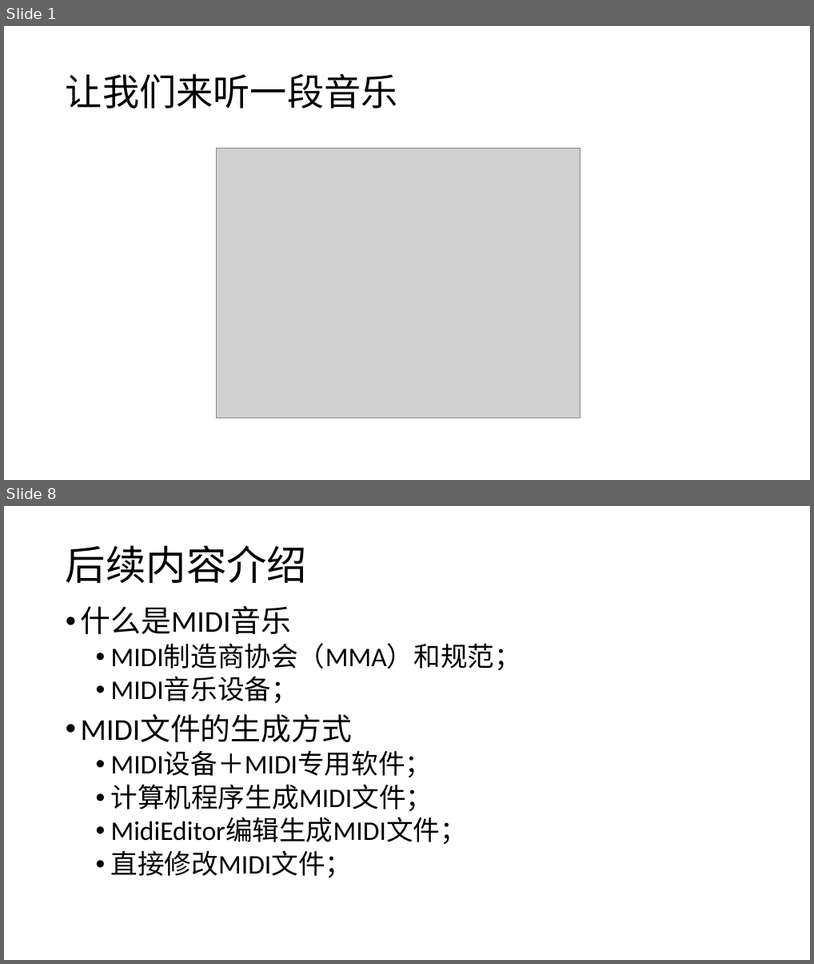
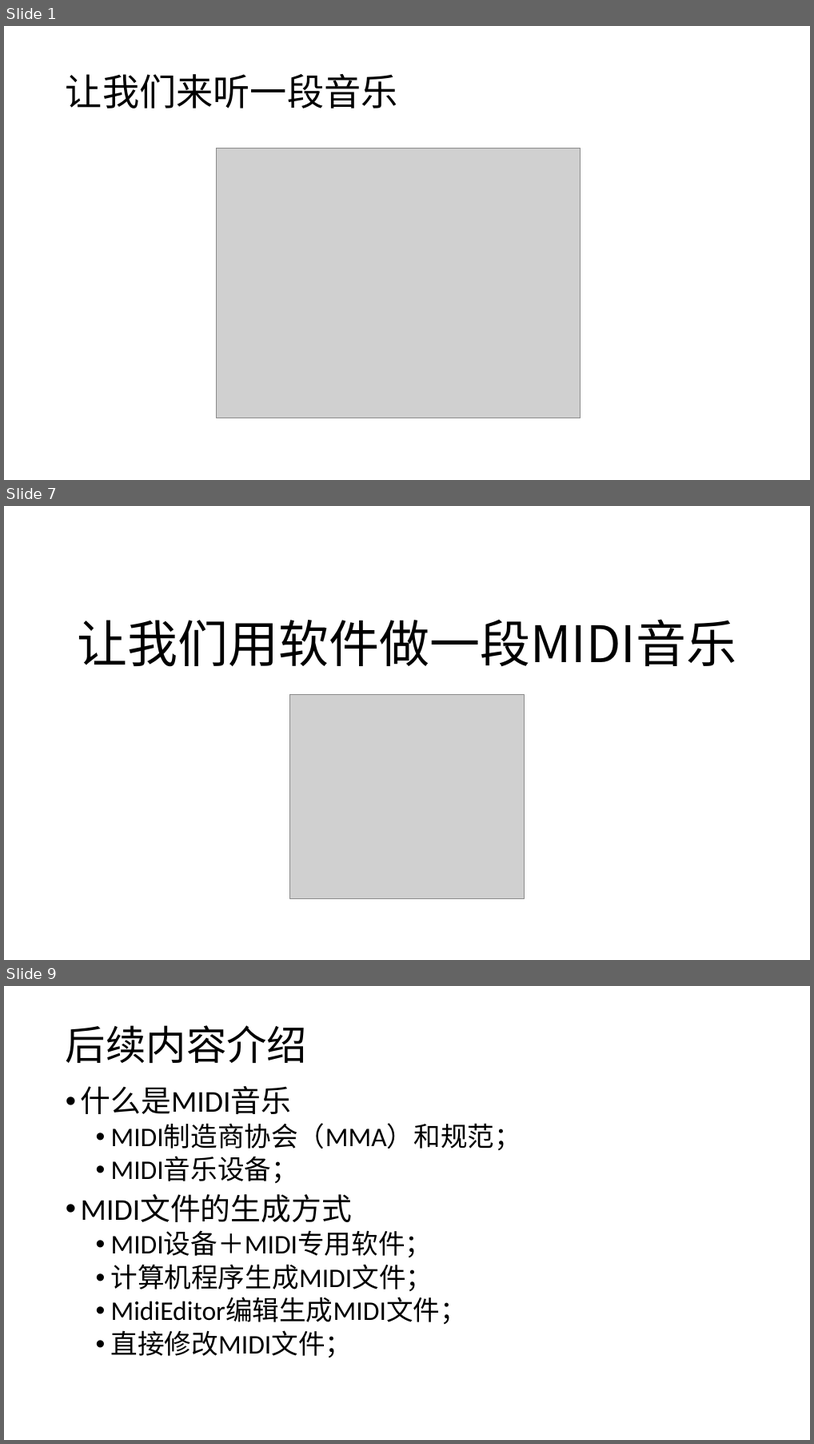
Before and after one commit to huntercao/shared_files, a slide deck: midi/docs/ppt/midi_introduction.pptx. Shown one above the other, each under a label of ours: slides 1 and 8 before the commit, slides 1, 7 and 9 after it; the slides between them are not shown. The pictures are 814x964 and 814x1444 pixels, drawn with LibreOffice and Linux fonts; fonts in the diff are those of the drawing; grey boxes stand for pictures; background and template pictures are left out. Boxes give left, top, right and bottom in pixels: in the first picture for what was removed or moved away, otherwise in the second. Text is boxed around its words. In the diff, an @@ line names an element or a change of style, - is before the commit and + after.

```diff
--- a/midi/docs/ppt/midi_introduction.pptx
+++ b/midi/docs/ppt/midi_introduction.pptx
@@ slide 7 added at [4, 506, 810, 960], background picture (left out) @@
@@ text added at [78, 619, 737, 667], 60 pt, text #000000 @@
+让我们用软件做一段MIDI音乐
@@ picture added at [290, 694, 525, 899] @@
@@ what was slide 8 is now slide 9 @@
```
Also in this commit, not shown: 4 slides changed, 2 other slides added, 2 slides removed, 7 other files.
